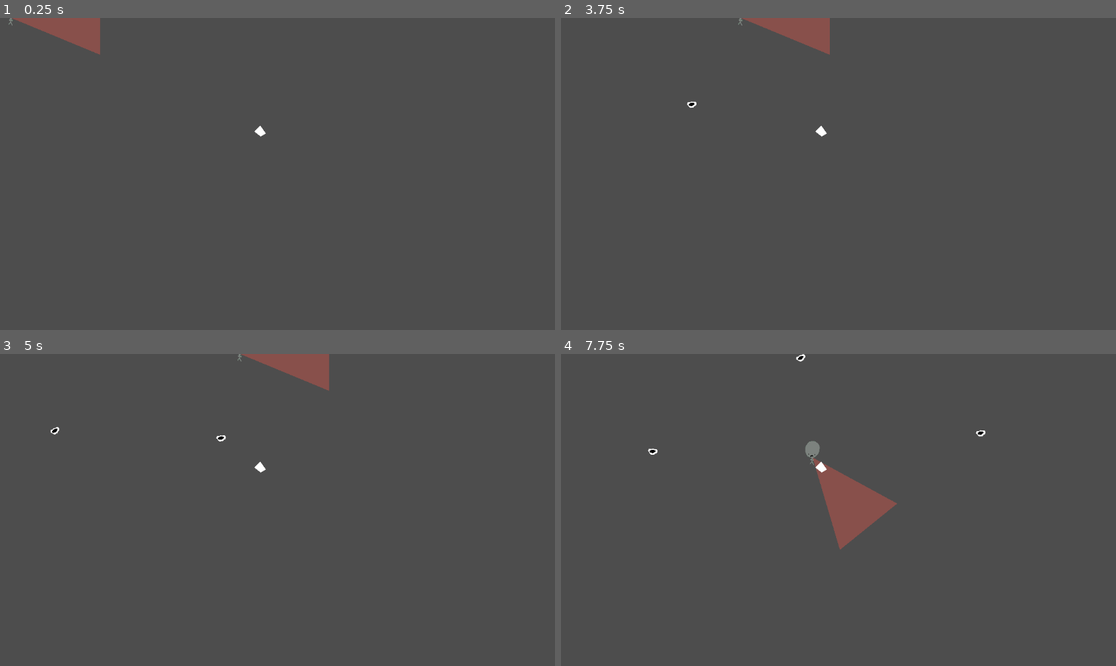
Above: before the commit, frames 1-4 (two rows, left to right).
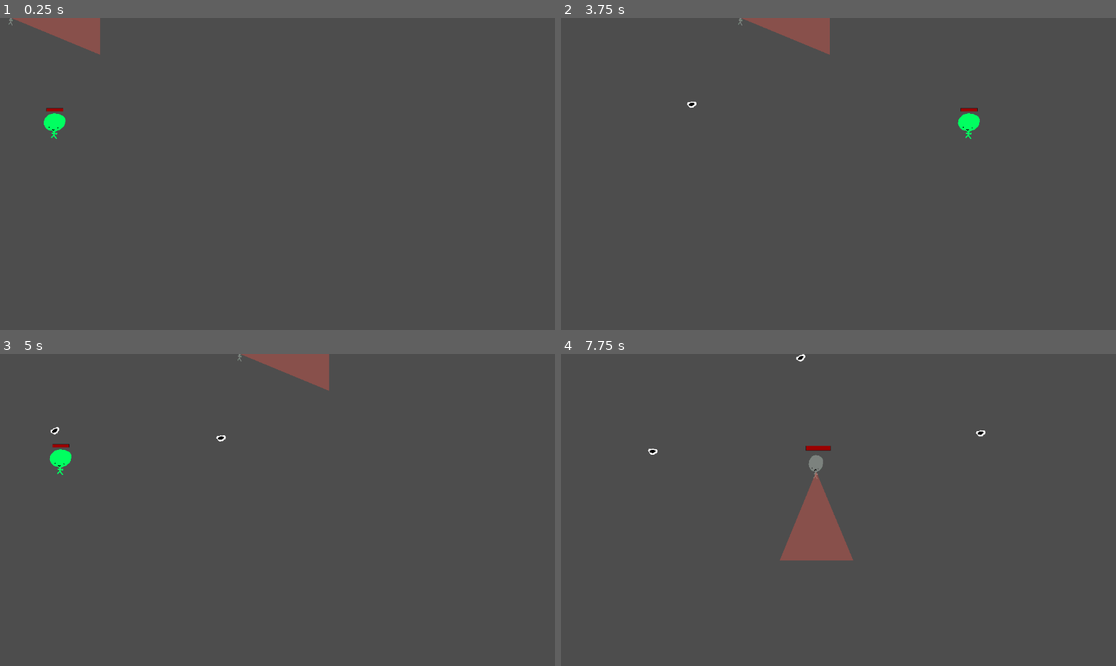
Above: after the commit, the same moments.

Repository: JoelDonnelly/MiniJam
Game: Godot game, scene res://Main.tscn
The game is run twice, just before and just after one commit, with the same random seed, the same clock (stepped at 60 frames per second) and the same inputs.
Inputs:
- Up to frame 1 (0.25 s): no input
- Up to frame 2 (3.75 s): hold D (move_right) 0.53-1.28 s; tap Space (ability_dash) every 0.75 s from 0.6 to 3.6 s; hold S (move_down) 1.28-2.03 s; hold D (move_right) 2.03-2.78 s; hold W (move_up) 2.78-3.53 s; hold A (move_left) from 3.53 s (still down)
- Up to frame 3 (5 s): keep holding A (move_left); tap Space (ability_dash) at 4.35 s
- Up to frame 4 (7.75 s): release A (move_left) at 5.03 s; hold S (move_down) 5.03-5.78 s; tap Space (ability_dash) every 0.75 s from 5.1 to 7.35 s; hold D (move_right) 5.78-6.53 s; hold W (move_up) 6.53-7.28 s; hold D (move_right) from 7.28 s (still down)

The runs differ from the first frame. In frame 1, 0.3% of the frame differs, in the area x 7-48%, y 28-39%; in frame 2, 0.3%; in frame 3, 0.3%; in frame 4, 3.6%, in the area x 39-61%, y 27-67%.

Commit message:
set up hit boxes for enemies and bullets

Diff:
--- a/Enemy/Bullet.gd
+++ b/Enemy/Bullet.gd
@@ -6,14 +6,17 @@
 func _physics_process(delta):
 	velocity = Vector2(bullet_speed*delta,0).rotated(rotation)
 	var col : KinematicCollision2D = move_and_collide(velocity)
-	while col:
-		if col.get_collider() is Node2D:
-			var body : Node2D = col.get_collider()
-			if body.has_method("hit"):
-				body.hit(bullet_damage)
-				self.queue_free()
-			else:
-				add_collision_exception_with(col.get_collider())
-		else:
-			add_collision_exception_with(col.get_collider())
-		col = move_and_collide(col.get_remainder())
+	if col:
+		queue_free()
+
+
+
+
+func _on_attack_box_hit(HB):
+	queue_free()
+	pass # Replace with function body.
+
+
+func _on_visible_on_screen_notifier_2d_screen_exited():
+	queue_free()
+	pass # Replace with function body.
--- a/Enemy/Bullet.tscn
+++ b/Enemy/Bullet.tscn
@@ -1,11 +1,16 @@
-[gd_scene load_steps=4 format=3 uid="uid://fpcsenpftkra"]
+[gd_scene load_steps=6 format=3 uid="uid://fpcsenpftkra"]
 
 [ext_resource type="Script" path="res://Enemy/Bullet.gd" id="1_hvmgy"]
 [ext_resource type="Texture2D" uid="uid://dq0dbbosr8tde" path="res://Resources/projectile.png" id="2_opgb5"]
+[ext_resource type="Script" path="res://health/AttackBox.gd" id="3_v138o"]
 
 [sub_resource type="CapsuleShape2D" id="CapsuleShape2D_uienk"]
+radius = 11.0
+height = 22.0
+
+[sub_resource type="CapsuleShape2D" id="CapsuleShape2D_vtvl5"]
 radius = 12.0
-height = 36.0
+height = 35.28
 
 [node name="Bullet" type="CharacterBody2D"]
 script = ExtResource("1_hvmgy")
@@ -18,3 +23,17 @@
 [node name="CollisionShape2D" type="CollisionShape2D" parent="."]
 rotation = 1.5708
 shape = SubResource("CapsuleShape2D_uienk")
+
+[node name="AttackBox" type="Area2D" parent="."]
+script = ExtResource("3_v138o")
+
+[node name="CollisionShape2D" type="CollisionShape2D" parent="AttackBox"]
+rotation = 1.5708
+shape = SubResource("CapsuleShape2D_vtvl5")
+
+[node name="VisibleOnScreenNotifier2D" type="VisibleOnScreenNotifier2D" parent="."]
+position = Vector2(-4.5, 0)
+scale = Vector2(1.45, 1)
+
+[connection signal="hit" from="AttackBox" to="." method="_on_attack_box_hit"]
+[connection signal="screen_exited" from="VisibleOnScreenNotifier2D" to="." method="_on_visible_on_screen_notifier_2d_screen_exited"]
--- a/Enemy/Enemy_base.gd
+++ b/Enemy/Enemy_base.gd
@@ -47,3 +47,9 @@
 func resetVisionShape() -> void:
 	$VisionCone.vision_angle = vision_angle
 	$VisionCone.vision_dist = vision_dist
+
+
+
+func _on_health_component_out_of_health():
+	queue_free()
+	pass # Replace with function body.
--- a/Enemy/Enemy_base.tscn
+++ b/Enemy/Enemy_base.tscn
@@ -1,9 +1,12 @@
-[gd_scene load_steps=7 format=3 uid="uid://dum1srccqccoe"]
+[gd_scene load_steps=10 format=3 uid="uid://dum1srccqccoe"]
 
 [ext_resource type="Script" path="res://Enemy/Enemy_base.gd" id="1_4i183"]
 [ext_resource type="Texture2D" uid="uid://c6tvchf5uftta" path="res://Resources/zombie.png" id="2_gjvrb"]
-[ext_resource type="Texture2D" uid="uid://c4mdfpwt25fj8" path="res://Resources/dude_green.png" id="3_cxkac"]
+[ext_resource type="Texture2D" uid="uid://b37uytcd68f88" path="res://Resources/dude_green.png" id="3_cxkac"]
 [ext_resource type="PackedScene" uid="uid://dorcn15e7ssm6" path="res://Enemy/VisionCone.tscn" id="4_237ct"]
+[ext_resource type="Script" path="res://health/health.gd" id="5_r5yr1"]
+[ext_resource type="Script" path="res://health/HitBox.gd" id="6_vd6xq"]
+[ext_resource type="PackedScene" uid="uid://dwpr58bwswx3x" path="res://health/health_bar.tscn" id="7_abc1e"]
 
 [sub_resource type="CapsuleShape2D" id="CapsuleShape2D_q4h4i"]
 radius = 16.0
@@ -49,15 +52,29 @@
 sprite_frames = SubResource("SpriteFrames_o3x5k")
 animation = &"Running"
 
-[node name="HitBox" type="Area2D" parent="."]
+[node name="VisionCone" parent="." instance=ExtResource("4_237ct")]
+vision_dist = 200.0
+vision_angle = 0.785
+
+[node name="HealthComponent" type="Node" parent="."]
+script = ExtResource("5_r5yr1")
+max_health = 10.0
+health = 10.0
+
+[node name="HitBox" type="Area2D" parent="." node_paths=PackedStringArray("hp")]
+script = ExtResource("6_vd6xq")
+hp = NodePath("../HealthComponent")
 
 [node name="CollisionShape2D" type="CollisionShape2D" parent="HitBox"]
 position = Vector2(-1, -9)
 shape = SubResource("CapsuleShape2D_q4h4i")
 
-[node name="VisionCone" parent="." instance=ExtResource("4_237ct")]
-vision_dist = 200.0
-vision_angle = 0.785
+[node name="HealthBar" parent="." node_paths=PackedStringArray("health_component") instance=ExtResource("7_abc1e")]
+position = Vector2(-21, -53)
+scale = Vector2(0.5, 0.3)
+health_component = NodePath("../HealthComponent")
+visible_when_full = true
 
 [connection signal="target_entered_vision" from="VisionCone" to="." method="on_chase_initiated"]
 [connection signal="target_exited_vision" from="VisionCone" to="." method="on_chase_canceled"]
+[connection signal="out_of_health" from="HealthComponent" to="." method="_on_health_component_out_of_health"]
--- a/Main.tscn
+++ b/Main.tscn
@@ -1,17 +1,16 @@
-[gd_scene load_steps=7 format=3 uid="uid://bbgew3je5jd7o"]
+[gd_scene load_steps=7 format=3 uid="uid://mat51jtetmq2"]
 
 [ext_resource type="PackedScene" uid="uid://dum1srccqccoe" path="res://Enemy/Enemy_base.tscn" id="1_1soms"]
 [ext_resource type="Script" path="res://TestingFollower.gd" id="2_li61r"]
 [ext_resource type="Script" path="res://BulletSpawner.gd" id="3_8ks4u"]
 [ext_resource type="PackedScene" uid="uid://fpcsenpftkra" path="res://Enemy/Bullet.tscn" id="4_1cmcj"]
+[ext_resource type="PackedScene" uid="uid://bm62kb7bxw418" path="res://Player/player.tscn" id="5_4s4hj"]
 
 [sub_resource type="Curve2D" id="Curve2D_617r1"]
 _data = {
 "points": PackedVector2Array(0, 0, 0, 0, 0, 0, 0, 0, 0, 0, 529, 0, 0, 0, 0, 0, 530, 349, 0, 0, 0, 0, 2, 343, 0, 0, 0, 0, 249, 193, 0, 0, 0, 0, 0, 1)
 }
 point_count = 6
-
-[sub_resource type="CircleShape2D" id="CircleShape2D_rfqg7"]
 
 [node name="Main" type="Node2D"]
 
@@ -25,15 +24,6 @@
 [node name="PathFollow2D" type="PathFollow2D" parent="Path2D"]
 script = ExtResource("2_li61r")
 
-[node name="Area2D" type="StaticBody2D" parent="." groups=["Target"]]
-position = Vector2(540, 237)
-
-[node name="CollisionShape2D" type="CollisionShape2D" parent="Area2D"]
-shape = SubResource("CircleShape2D_rfqg7")
-
-[node name="Polygon2D" type="Polygon2D" parent="Area2D"]
-polygon = PackedVector2Array(-12, -1, 0, -14, 12, 3, 1, 9)
-
 [node name="BulletSpawner" type="Timer" parent="."]
 wait_time = 2.263
 autostart = true
@@ -43,4 +33,8 @@
 [node name="Marker2D" type="Marker2D" parent="BulletSpawner"]
 position = Vector2(49, 185)
 
+[node name="Player" parent="." groups=["Target"] instance=ExtResource("5_4s4hj")]
+position = Vector2(114, 224)
+scale = Vector2(0.1, 0.1)
+
 [connection signal="timeout" from="BulletSpawner" to="BulletSpawner" method="_on_timeout"]
--- a/Player/player.gd
+++ b/Player/player.gd
@@ -1,4 +1,6 @@
 extends CharacterBody2D
+
+signal playerdied
 
 var speed: int = 250
 var dash_modifier: float = 15
@@ -44,3 +46,9 @@
 func _physics_process(delta : float):
 	get_input(delta)
 	move_and_slide()
+
+
+func _on_health_component_out_of_health():
+	playerdied.emit()
+	print("player died")
+	pass # Replace with function body.
--- a/Player/player.tscn
+++ b/Player/player.tscn
@@ -57,3 +57,5 @@
 scale = Vector2(3.38204, 2.05102)
 health_component = NodePath("../HealthComponent")
 visible_when_full = true
+
+[connection signal="out_of_health" from="HealthComponent" to="." method="_on_health_component_out_of_health"]
--- a/health/AttackBox.gd
+++ b/health/AttackBox.gd
@@ -1,6 +1,8 @@
 extends Area2D
 
 class_name AttackBox
+
+signal hit(HB : HitBox)
 
 var attack : Attack
 
@@ -15,3 +17,4 @@
 func _on_area_enter_attack(area : Area2D):
 	if area is HitBox:
 		area.on_hit(attack)
+		hit.emit(area)
